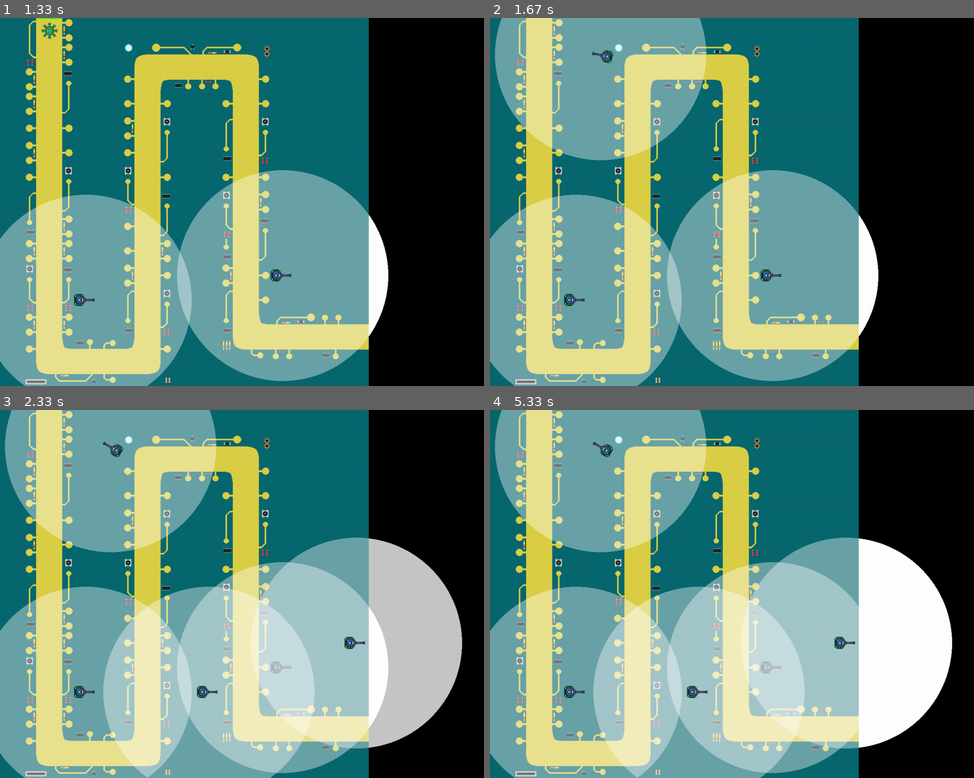
Above: before the commit, frames 1-4 (two rows, left to right).
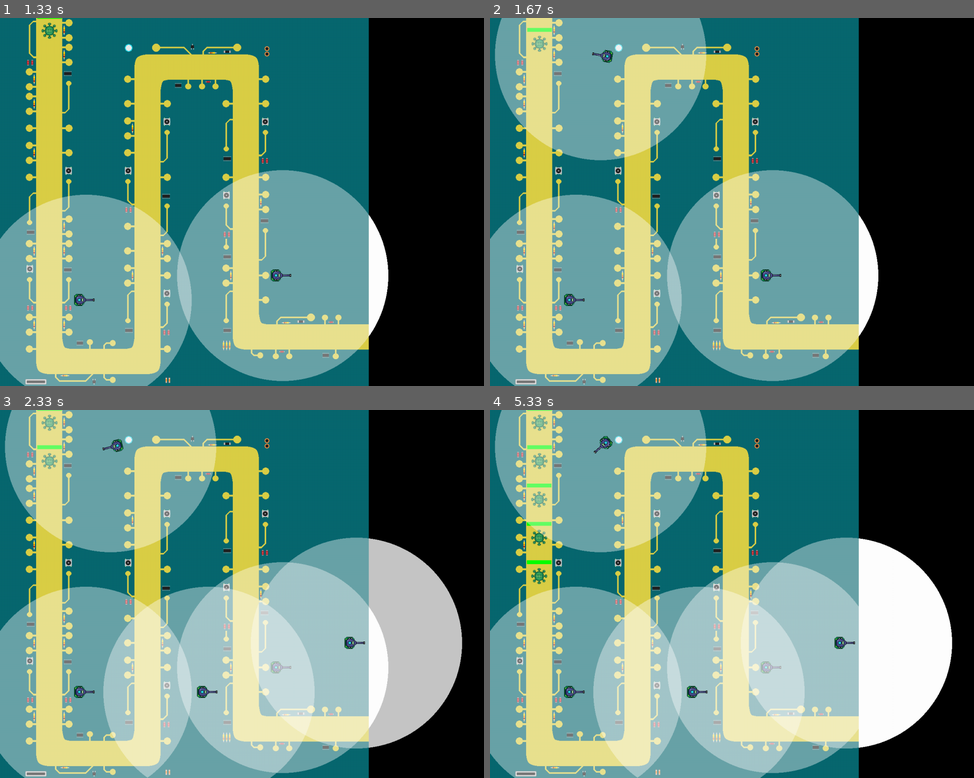
Above: after the commit, the same moments.

Repository: sdk0124/pygame_defense
Game: pygame game, started from entities/turretManager.py
Same seed, same stepped clock (60 frames per second), same inputs: the game is played once before the commit and once after it.
Inputs (mouse positions are in pixels of both pictures, inside the frame that each line leads up to):
- Up to frame 1 (1.33 s): click (290, 282) at 0.88 s; click (91, 286) at 1.22 s
- Up to frame 2 (1.67 s): click (606, 65) at 1.55 s
- Up to frame 3 (2.33 s): click (217, 689) at 1.88 s; click (367, 652) at 2.22 s
- Up to frame 4 (5.33 s): no input

Frame 1 is identical in both runs. In frame 2, 0.2% of the frame differs, in the area x 7-26%, y 2-13%; in frame 3, 0.4%; in frame 4, 0.8%, in the area x 7-26%, y 0-48%.

Commit message:
Fix turret attack animation play

Diff:
--- a/entities/turret.py
+++ b/entities/turret.py
@@ -93,7 +93,7 @@
 
     def _try_attack(self, dt):
         """공격 쿨다운"""
-        self.time_since_last_shot += dt
+        self.time_since_last_shot += (dt / 1000)
 
         attack_interval = 1.0 / self.fire_rate
 
@@ -117,7 +117,7 @@
         """터렛의 상태에 따라 재생하는 이미지 설정"""
         # 1 : 공격 상태일 때
         if self.is_attack_anim_playing:
-            self.attack_anim_time += dt
+            self.attack_anim_time += (dt / 1000)
 
             frame_count = len(self.attack_base_images)
             if frame_count == 0:
